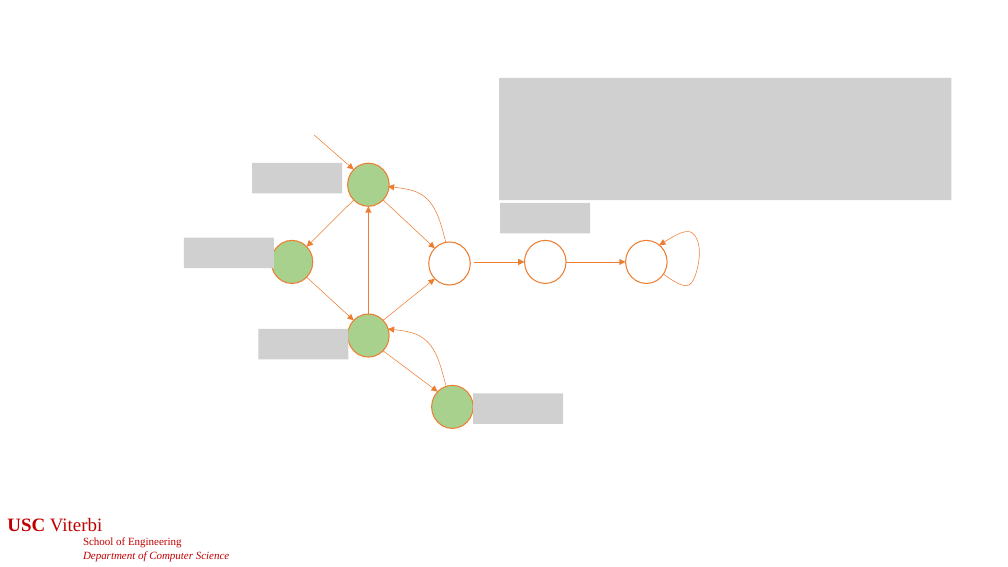
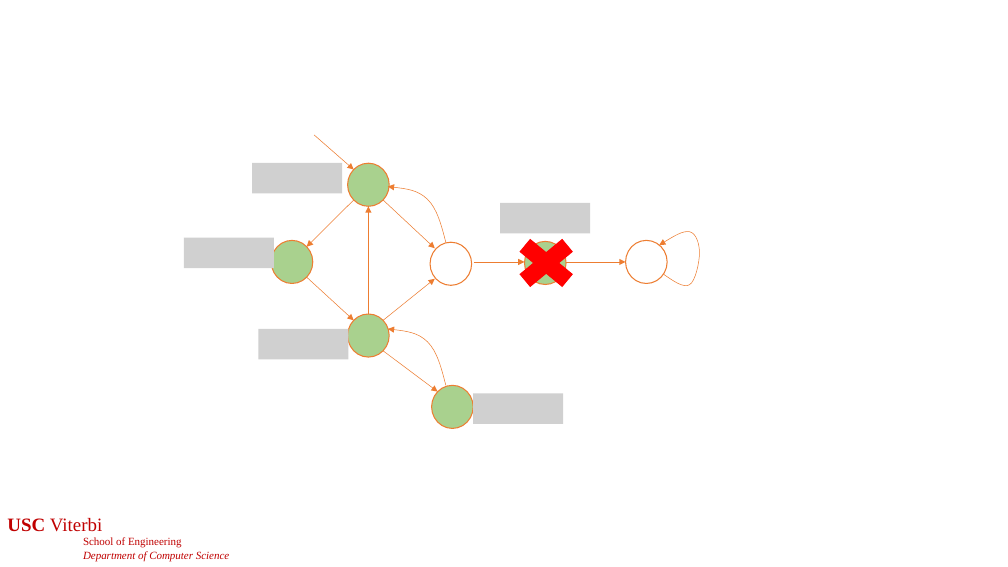
Before and after one commit to jdeshmukh/jdeshmukh.github.io, a slide deck: slide 47 of teaching/cs513-autocps-fall-2026/slides/8-Verification.pptx (slide 50 before the commit). Drawn at 1008x567 pixels with LibreOffice and Linux fonts; fonts in the diff are those of the drawing; grey boxes stand for pictures; background and template pictures are left out. Boxes give left, top, right and bottom in pixels: in the first picture for what was removed or moved away, otherwise in the second. Text is boxed around its words. In the diff, an @@ line names an element or a change of style, - is before the commit and + after.

```diff
--- a/teaching/cs513-autocps-fall-2026/slides/8-Verification.pptx
+++ b/teaching/cs513-autocps-fall-2026/slides/8-Verification.pptx
@@ picture removed at (x1=499, y1=78, x2=951, y2=200) @@
@@ cross added at (x1=506, y1=230, x2=587, y2=296), fill #FF0000, outline #FF0000 1 pt @@
@@ ellipse at (x1=525, y1=241, x2=566, y2=284): fill #FFFFFF to #A9D18E @@
```
Also in this commit, not shown: 18 other slides changed, 4 slides added, 5 slides removed, 2 other files.
